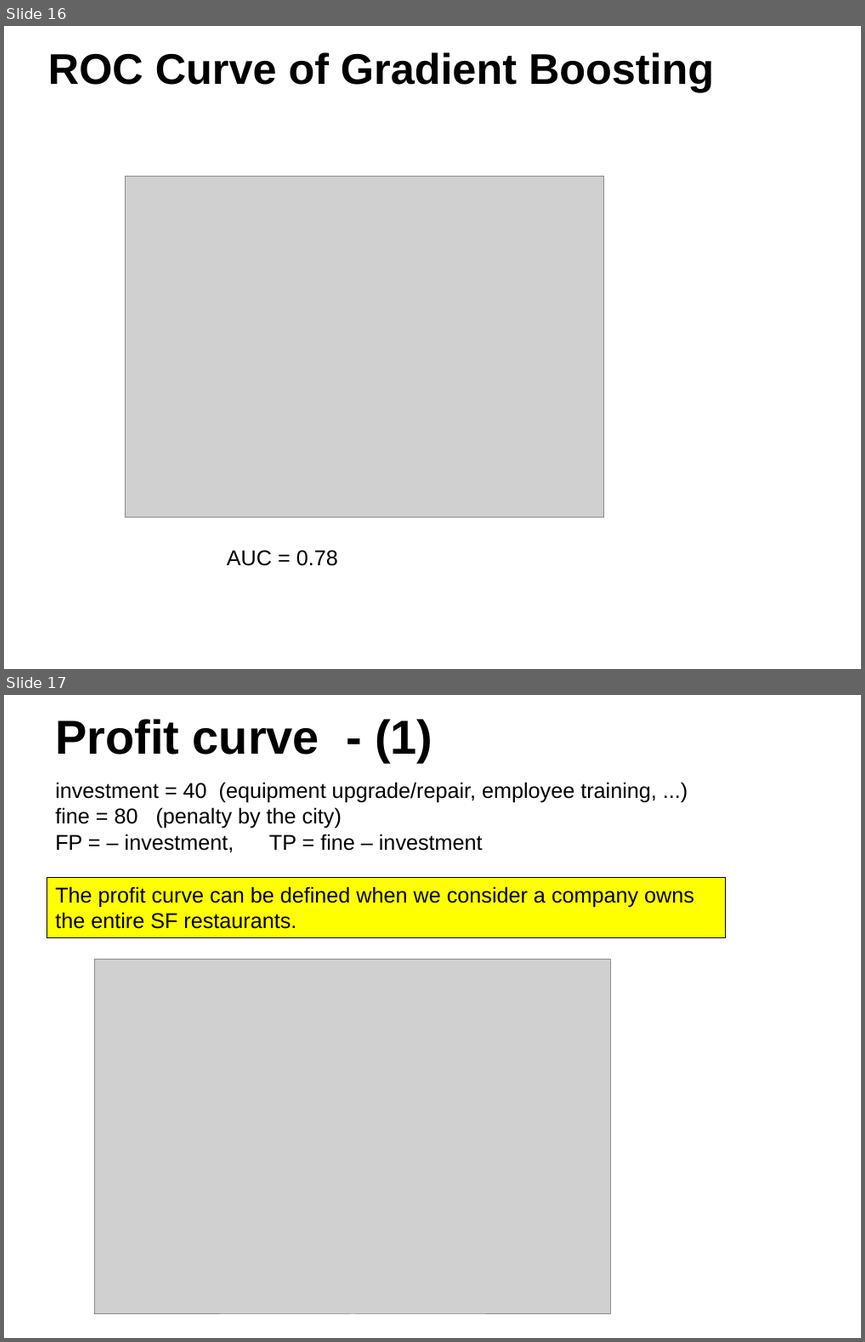
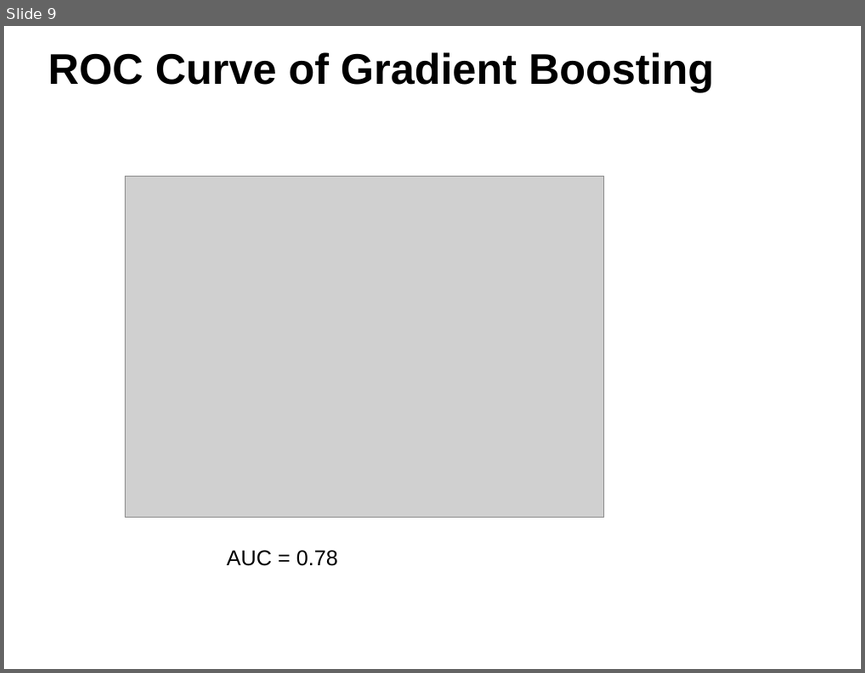
Before and after one commit to ggigaev/SFeaters, a slide deck: ppt/SFeaters_Final.pptx. Shown one above the other, each under a label of ours: slides 16 and 17 before the commit, slide 9 after it. The pictures are 865x1342 and 865x673 pixels, drawn with LibreOffice and Linux fonts; fonts in the diff are those of the drawing; grey boxes stand for pictures; background and template pictures are left out. Boxes give left, top, right and bottom in pixels: in the first picture for what was removed or moved away, otherwise in the second. Text is boxed around its words. In the diff, an @@ line names an element or a change of style, - is before the commit and + after.

```diff
--- a/ppt/SFeaters_Final.pptx
+++ b/ppt/SFeaters_Final.pptx
@@ slide 17 removed at box(4, 695, 861, 1338), background #FFFFFF @@
@@ text removed at box(55, 719, 432, 762) @@
-Profit curve - (1)
@@ text removed at box(55, 782, 657, 853) @@
-investment = 40 (equipment upgrade/repair, employee training, ...)
-fine = 80 (penalty by the city)
-FP = – investment, TP = fine – investment
@@ rectangle removed at box(46, 878, 726, 938) @@
-The profit curve can be defined when we consider a company owns the entire SF restaurants.
@@ picture removed at box(94, 959, 611, 1314) @@
@@ what was slide 16 is now slide 9 @@
```
Also in this commit, not shown: 6 slides changed, 1 slide added, 17 other slides removed, 18 other files.
